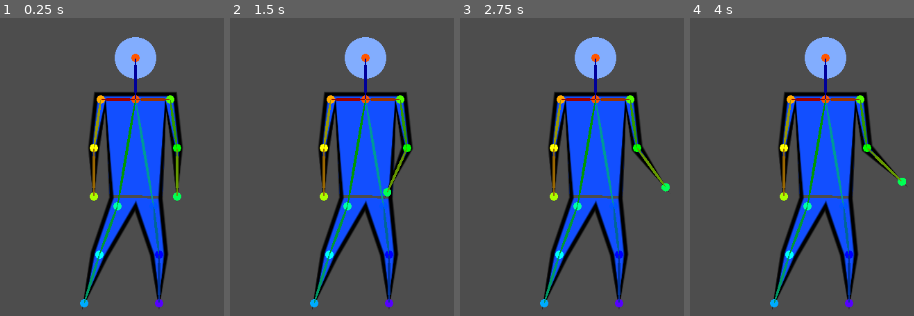
Above: before the commit, frames 1-4 (left to right).
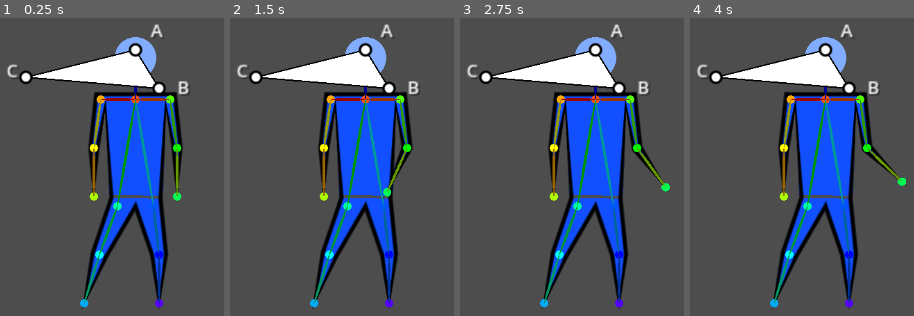
Above: after the commit, the same moments.

Repository: OscarPindaro/ProceduralAnimation
Game: Godot game, scene res://scenes/Skeleton/skeleton.tscn
The game is run twice, just before and just after one commit, with the same random seed, the same clock (stepped at 60 frames per second) and the same inputs. This scene is started directly instead of the project's main scene.
Inputs (mouse positions are in pixels of both pictures, inside the frame that each line leads up to):
- Up to frame 1 (0.25 s): no input
- Up to frame 2 (1.5 s): tap Enter at 0.5 s; move the mouse to (outside the picture) at 0.52 s; click (outside the picture) at 0.67 s; tap Space at 0.77, 1.25 s; drag from (outside the picture) to (326, 286) at 1.27 s
- Up to frame 3 (2.75 s): tap Enter at 2 s; move the mouse to (675, 98) at 2.02 s; click (675, 98) at 2.17 s
- Up to frame 4 (4 s): tap Space at 2.75, 3.77 s; drag from (786, 286) to (outside the picture) at 2.77 s; tap Enter at 3.5 s; move the mouse to (outside the picture) at 3.52 s; click (outside the picture) at 3.67 s

The runs differ from the first frame. In frame 1, 4.9% of the frame differs, in the area x 3-85%, y 2-26%; in frame 2, 4.9%; in frame 3, 4.9%; in frame 4, 4.9%.

Commit message:
commiting work for simplicity

Diff:
--- /dev/null
+++ b/aaaaa.tscn
@@ -0,0 +1,10 @@
+[gd_scene format=3 uid="uid://23iumsgkjx24"]
+
+[ext_resource type="Script" uid="uid://bec10qbp3m2ag" path="res://scenes/Shapes/AnchorPoint.gd" id="1_w3v3n"]
+
+[node name="Node2D" type="Node2D" unique_id=515234524]
+
+[node name="AnchorPoint" type="Node2D" parent="." unique_id=80585463]
+position = Vector2(-82.11148, -16.877113)
+script = ExtResource("1_w3v3n")
+metadata/_custom_type_script = "uid://bec10qbp3m2ag"
--- a/project.godot
+++ b/project.godot
@@ -12,7 +12,7 @@
 
 config/name="ProceduralAnimation"
 run/main_scene="uid://clijvqvh2neau"
-config/features=PackedStringArray("4.6", "GL Compatibility")
+config/features=PackedStringArray("4.7", "GL Compatibility")
 config/icon="res://icon.svg"
 
 [editor]
--- a/scenes/Shapes/AnchorPoint.gd
+++ b/scenes/Shapes/AnchorPoint.gd
@@ -11,7 +11,7 @@
 		queue_redraw()
 @export var border_color: Color = Color.BLACK:
 	set(value):
-		color = value
+		border_color = value
 		queue_redraw()
 @export var border_thickness: float = 3:
 	set(value):
@@ -21,32 +21,28 @@
 	set(value):
 		radius = value
 		queue_redraw()
-@export var antialised: bool = false:
+@export var antialiased: bool = false:
 	set(value):
-		antialised = value
+		antialiased = value
 		queue_redraw()
 @export var resolution_points: int = 32:
 	set(value):
 		resolution_points = value
 		queue_redraw()
 
-var center: Vector2:
-	get:
-		return self.position
 var global_center: Vector2:
 	get:
 		return self.global_position
 
 
-func _is_mouse_in_anchor() -> bool:
-	var local_mouse_p: Vector2 = get_local_mouse_position()
-	var mouse_distance: float = (center - local_mouse_p).length()
-	if mouse_distance <= self.radius:
-		return true
-	else:
-		return false
+func is_point_inside(local_point: Vector2) -> bool:
+	return local_point.length() <= self.radius
+
+
+func is_mouse_inside() -> bool:
+	return is_point_inside(get_local_mouse_position())
 
 
 func _draw() -> void:
-	draw_circle(center, radius, color)
-	draw_arc(center, radius, 0.0, TAU, resolution_points, border_color, border_thickness, antialised)
+	draw_circle(Vector2.ZERO, radius, color)
+	draw_arc(Vector2.ZERO, radius, 0.0, TAU, resolution_points, border_color, border_thickness, antialiased)
--- /dev/null
+++ b/scenes/Shapes/aaaaaa.tscn
@@ -0,0 +1,10 @@
+[gd_scene format=3 uid="uid://bsfnomujjkciy"]
+
+[ext_resource type="Script" uid="uid://bec10qbp3m2ag" path="res://scenes/Shapes/AnchorPoint.gd" id="1_ioocj"]
+
+[node name="Node2D" type="Node2D" unique_id=1723850860]
+
+[node name="AnchorPoint" type="Node2D" parent="." unique_id=484690084]
+position = Vector2(-137, -12)
+script = ExtResource("1_ioocj")
+metadata/_custom_type_script = "uid://bec10qbp3m2ag"
--- /dev/null
+++ b/scenes/Shapes/anchor_point.tscn
@@ -0,0 +1,12 @@
+[gd_scene format=3 uid="uid://bnljdl5xreyt2"]
+
+[ext_resource type="Script" uid="uid://bec10qbp3m2ag" path="res://scenes/Shapes/AnchorPoint.gd" id="1_cixqk"]
+
+[node name="AnchorPoint" type="Node2D" unique_id=1084254369]
+position = Vector2(-393, 2.5)
+script = ExtResource("1_cixqk")
+color = Color(0.5647059, 1, 1, 1)
+border_thickness = 8.0
+radius = 100.0
+resolution_points = 50
+metadata/_custom_type_script = "uid://bec10qbp3m2ag"
--- a/scenes/Skeleton/skeleton.tscn
+++ b/scenes/Skeleton/skeleton.tscn
@@ -1,6 +1,7 @@
 [gd_scene format=3 uid="uid://cs3o3lygxlrwh"]
 
 [ext_resource type="Script" uid="uid://brwhvaoh00n8n" path="res://scenes/Skeleton/skeleton.gd" id="1_tiyed"]
+[ext_resource type="PackedScene" uid="uid://b0xe10q618n4w" path="res://triangle.tscn" id="2_dsihs"]
 
 [node name="Skeleton" type="Node2D" unique_id=680873750]
 script = ExtResource("1_tiyed")
@@ -62,3 +63,5 @@
 
 [node name="Pube" type="Node2D" parent="." unique_id=526935213]
 position = Vector2(0, 107)
+
+[node name="Triangle" parent="." unique_id=2003399646 instance=ExtResource("2_dsihs")]
--- a/triangle.tscn
+++ b/triangle.tscn
@@ -5,13 +5,14 @@
 [node name="Triangle" type="Node2D" unique_id=2003399646]
 script = ExtResource("1_idvkf")
 show_control_points = true
+handle_radius = 4.0
 metadata/_custom_type_script = "uid://cpuqkbt3b77ln"
 
 [node name="A" type="Node2D" parent="." unique_id=628232979]
 position = Vector2(3.535134e-16, -5.773503)
 
 [node name="B" type="Node2D" parent="." unique_id=1174204999]
-position = Vector2(5, 2.8867514)
+position = Vector2(17, 22)
 
 [node name="C" type="Node2D" parent="." unique_id=2133615500]
-position = Vector2(-5, 2.8867514)
+position = Vector2(-79, 14)
Not shown, added: addons/anchor/anchor.gd
Not shown, added: addons/anchor/anchor.gd.uid
Not shown, added: addons/anchor/plugin.cfg
Not shown, changed: addons/example/example.gd
Not shown, added: addons/example/plugin.cfg
Not shown, added: AGENTS.md
